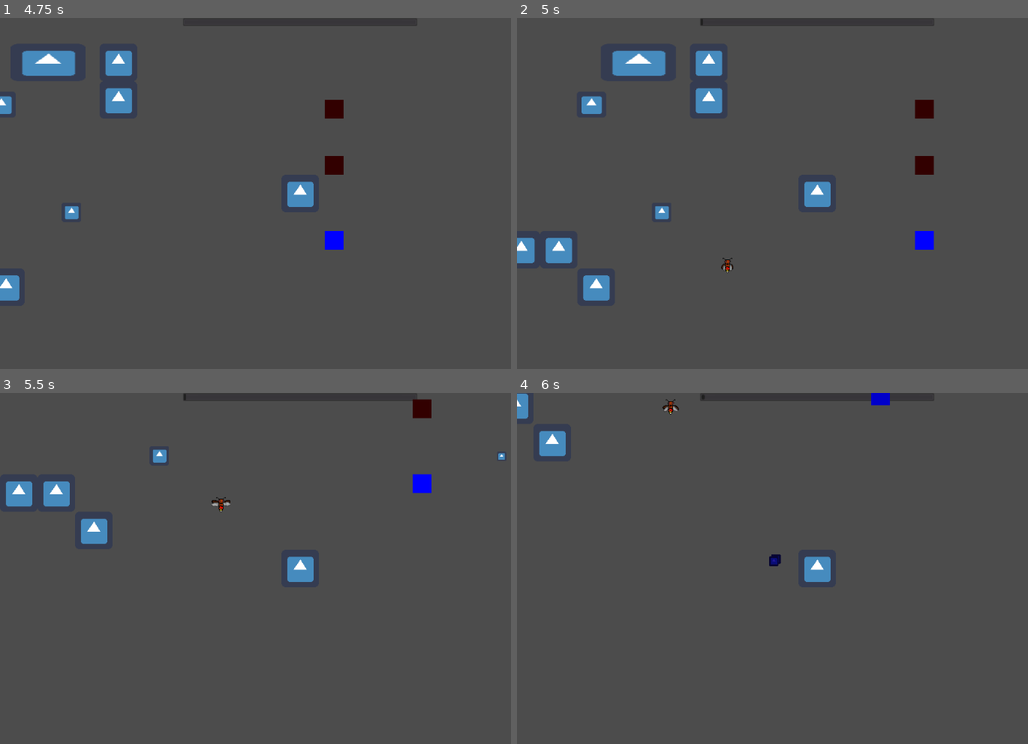
Above: before the commit, frames 1-4 (two rows, left to right).
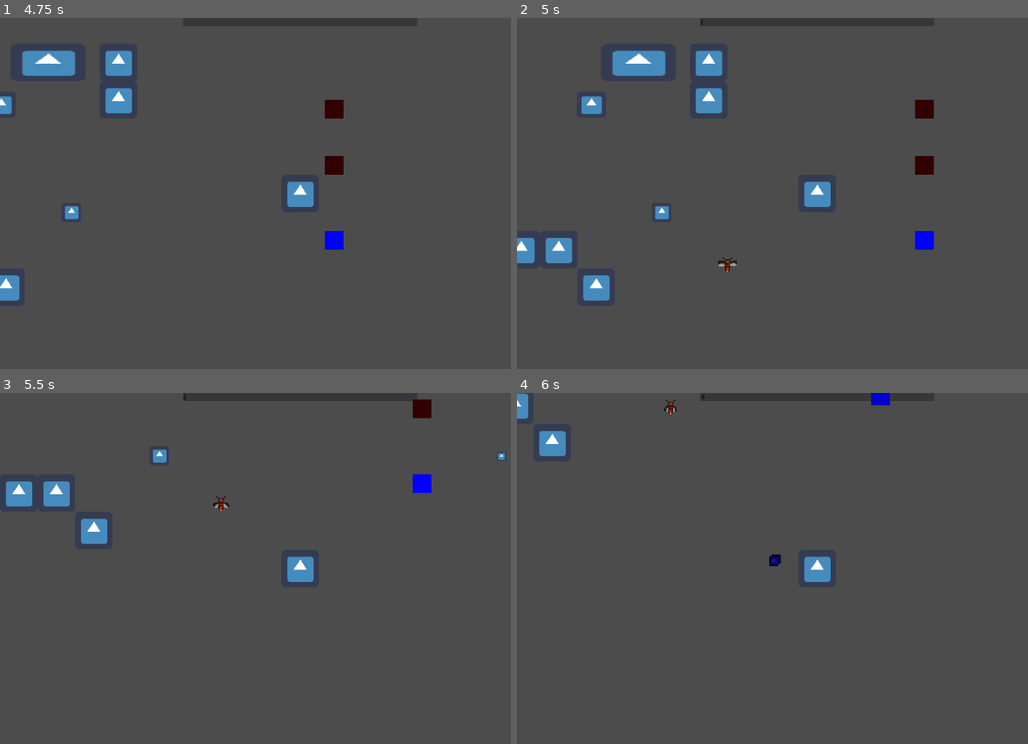
Above: after the commit, the same moments.

Repository: ljweeks/KSU_Fall2022GameJam
Game: Godot game, scene res://test.tscn
Same seed, same stepped clock (60 frames per second), same inputs: the game is played once before the commit and once after it. The engine's default icon, where the game draws it, is replaced by a stand-in: a white triangle on a blue panel in a dark square.
Inputs (mouse positions are in pixels of both pictures, inside the frame that each line leads up to):
- Up to frame 1 (4.75 s): tap Enter at 0.5 s; move the mouse to (434, 175) at 0.52 s; hold D (player_right) 0.53-1.28 s; click (434, 175) at 0.6 s; move the mouse to (178, 211) at 1.27 s; hold S (player_down) 1.28-2.03 s; right-click (178, 211) at 1.35 s; move the mouse to (357, 116) at 2.02 s; hold D (player_right) 2.03-2.78 s; click (357, 116) at 2.1 s; move the mouse to (270, 263) at 2.77 s; hold W (player_up) 2.78-3.53 s; right-click (270, 263) at 2.85 s; tap Space at 3.5 s; move the mouse to (480, 246) at 3.52 s; hold A (player_left) from 3.53 s (still down); click (480, 246) at 3.6 s; move the mouse to (117, 140) at 4.27 s; right-click (117, 140) at 4.35 s
- Up to frame 2 (5 s): keep holding A (player_left)
- Up to frame 3 (5.5 s): move the mouse to (332, 568) at 5.02 s; release A (player_left) at 5.03 s; hold S (player_down) from 5.03 s (still down); click (332, 568) at 5.1 s
- Up to frame 4 (6 s): move the mouse to (726, 480) at 5.77 s; release S (player_down) at 5.78 s; hold D (player_right) from 5.78 s (still down); right-click (726, 480) at 5.85 s

Frame 1 is identical in both runs. In frame 2, less than 0.1% of the frame differs, in the area x 39-44%, y 69-72%; in frame 3, less than 0.1%, in the area x 41-46%, y 29-34%; in frame 4, less than 0.1%.

Commit message:
firefly gets kncked back some when shooting

Diff:
--- a/Enemies/FireFly.gd
+++ b/Enemies/FireFly.gd
@@ -44,12 +44,14 @@
 
 var bulletSpeed = 200
 func attack():
+
 	var bullet = load("res://Enemies/enemyBullet.tscn").instance()
 	get_parent().add_child(bullet)
 	bullet.direction = (target.global_position - self.global_position).normalized()
 	bullet.global_position = self.global_position + bullet.direction*100
 	bullet.look_at(bullet.global_position + bullet.direction)
 	bullet.apply_central_impulse(bullet.direction*bulletSpeed)
+	self.apply_central_impulse(bullet.direction*-5000)
 
 
 func damaged(amount):
--- a/Enemies/FireFly.tscn
+++ b/Enemies/FireFly.tscn
@@ -93,7 +93,7 @@
 [node name="animatedSprite" type="AnimatedSprite" parent="."]
 frames = SubResource( 14 )
 animation = "FireFlyAnimation"
-frame = 5
+frame = 7
 playing = true
 
 [node name="NavigationAgent2D" type="NavigationAgent2D" parent="."]
Not shown, added: Sprites/Morton-Sheet.png.import
